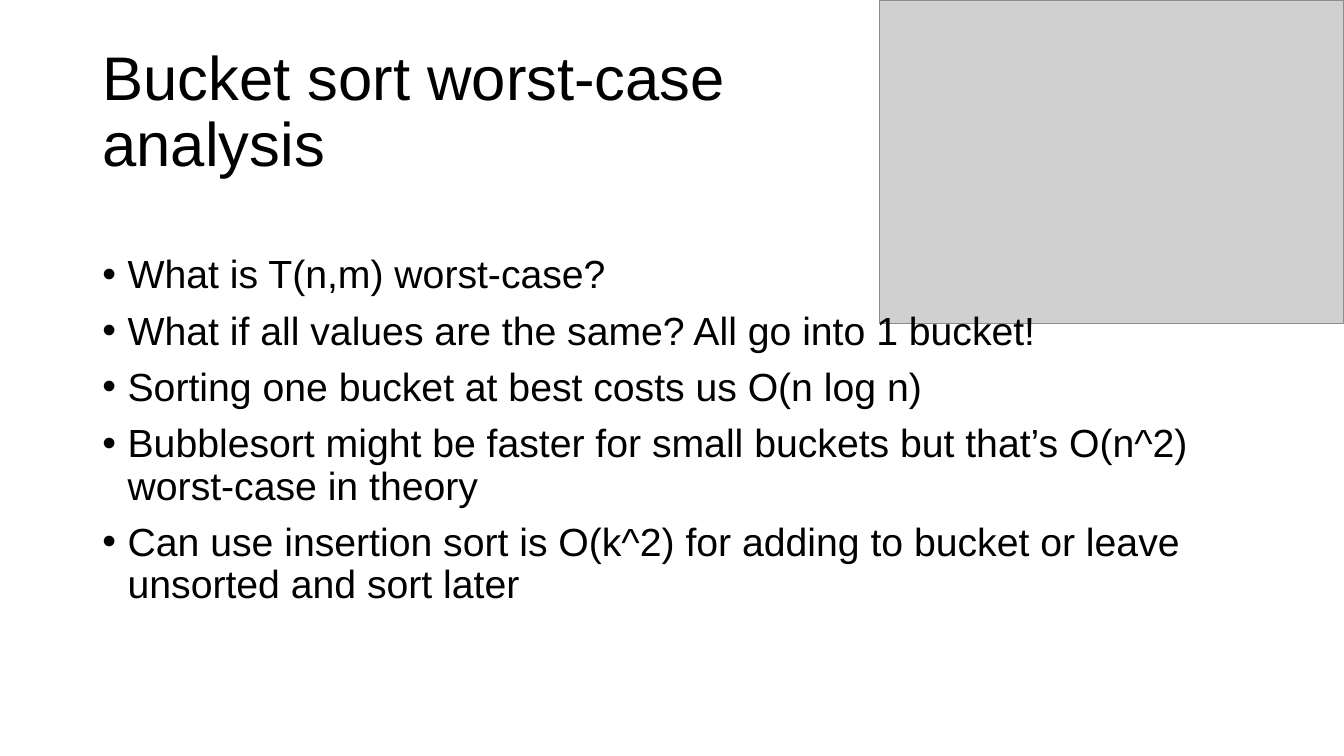
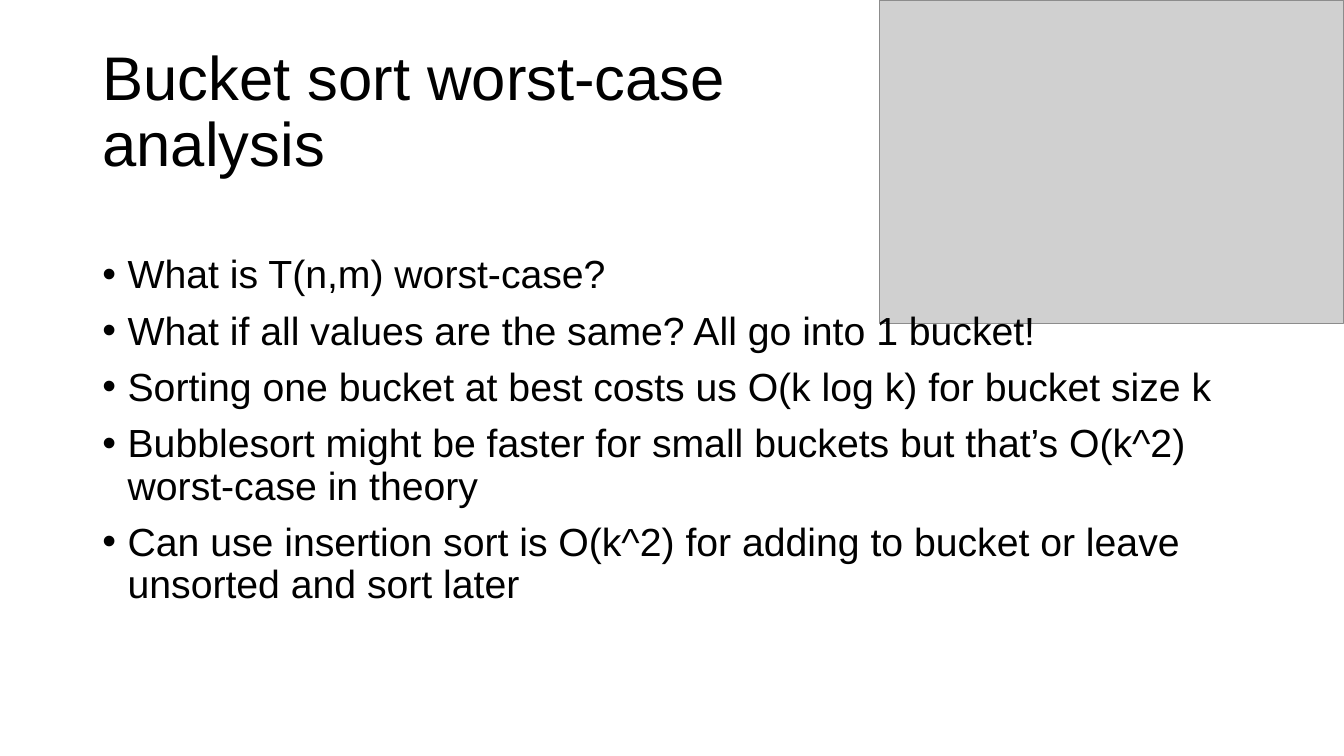
Before and after one commit to parrt/msds689, a slide deck: slide 16 of notes/sorting.pptx. Drawn at 1344x756 pixels with LibreOffice and Linux fonts; fonts in the diff are those of the drawing; grey boxes stand for pictures; background and template pictures are left out. Boxes give left, top, right and bottom in pixels: in the first picture for what was removed or moved away, otherwise in the second. Text is boxed around its words. In the diff, an @@ line names an element or a change of style, - is before the commit and + after.

```diff
--- a/notes/sorting.pptx
+++ b/notes/sorting.pptx
@@ text at bbox=[128, 372, 1212, 508]: text changed @@
-• Sorting one bucket at best costs us O(n log n)
-• Bubblesort might be faster for small buckets but that’s O(n^2) worst-case in theory
+• Sorting one bucket at best costs us O(k log k) for bucket size k
+• Bubblesort might be faster for small buckets but that’s O(k^2) worst-case in theory
```
Also in this commit, not shown: 8 other slides changed, 3 other files.
